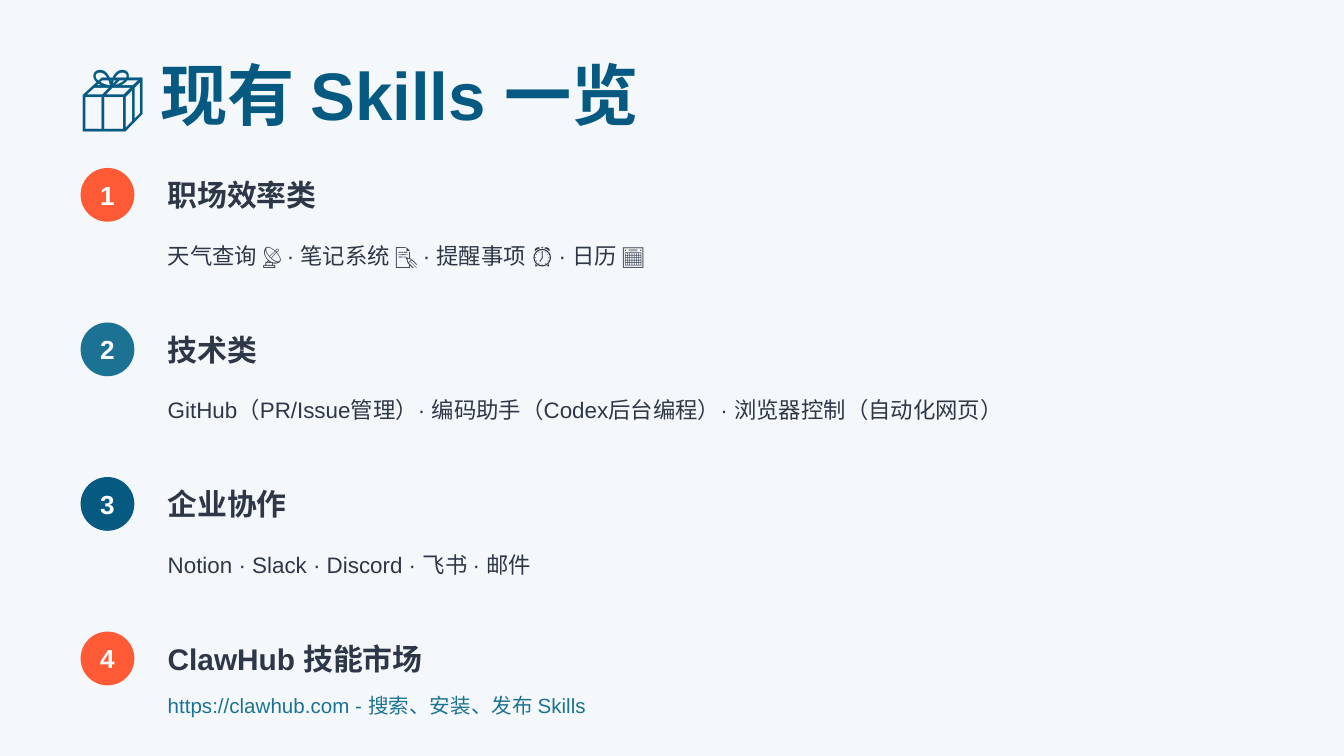
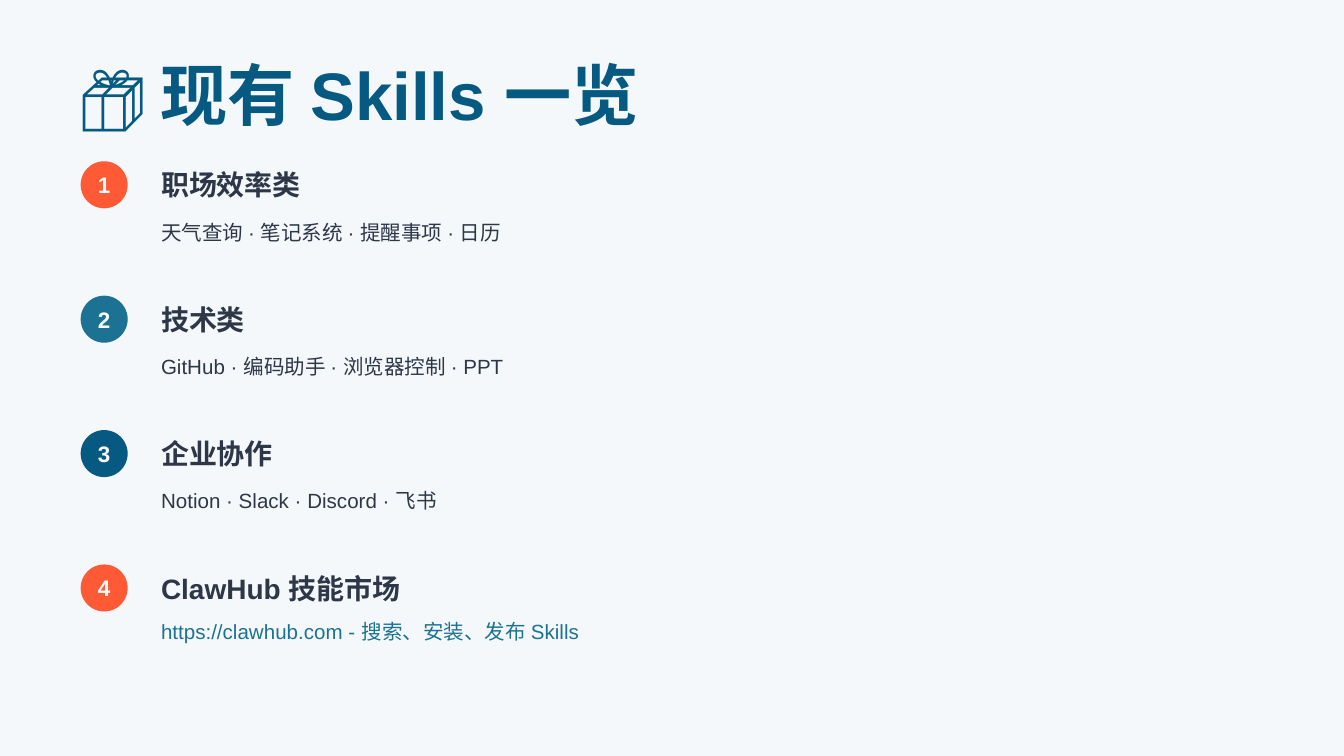
Before and after one commit to lingling1989r/Openclaw4OPC, a slide deck: slide 5 of 每天一个Skill-分享PPT.pptx. Drawn at 1344x756 pixels with LibreOffice and Linux fonts; fonts in the diff are those of the drawing. Boxes give left, top, right and bottom in pixels: in the first picture for what was removed or moved away, otherwise in the second. Text is boxed around its words. In the diff, an @@ line names an element or a change of style, - is before the commit and + after.

```diff
--- a/每天一个Skill-分享PPT.pptx
+++ b/每天一个Skill-分享PPT.pptx
@@ text "1": place and size @@
-text "1" at (100,187,115,205)
+text "1" at (98,177,110,193)
@@ ellipse: place and size @@
-ellipse at (81,168,134,222)
+ellipse at (81,161,128,208)
@@ text "职场效率类": place and size @@
-text "职场效率类" at (168,180,317,209)
+text "职场效率类" at (161,171,301,198)
@@ text at (161,222,501,242): text changed; size 12 to 11 pt @@
-天气查询 📡 · 笔记系统 📝 · 提醒事项 ⏰ · 日历 📅
+天气查询 · 笔记系统 · 提醒事项 · 日历
@@ text "2": place and size @@
-text "2" at (100,340,115,359)
+text "2" at (98,312,110,328)
@@ ellipse: place and size @@
-ellipse at (81,323,134,376)
+ellipse at (81,296,128,343)
@@ text "技术类": place and size @@
-text "技术类" at (168,335,257,364)
+text "技术类" at (161,306,245,333)
@@ text at (161,356,503,376): text changed; size 12 to 11 pt @@
-GitHub（PR/Issue管理）· 编码助手（Codex后台编程）· 浏览器控制（自动化网页）
+GitHub · 编码助手 · 浏览器控制 · PPT
@@ text "3": place and size @@
-text "3" at (100,495,115,515)
+text "3" at (98,446,110,463)
@@ ellipse: place and size @@
-ellipse at (81,477,134,531)
+ellipse at (81,430,128,477)
@@ text "企业协作": place and size @@
-text "企业协作" at (168,489,287,518)
+text "企业协作" at (161,440,273,467)
@@ text at (161,491,437,510): text changed; size 12 to 11 pt @@
-Notion · Slack · Discord · 飞书 · 邮件
+Notion · Slack · Discord · 飞书
@@ size 14 to 12 pt in 4 elements at (98,177,110,193), (98,312,110,328), (98,446,110,463), (98,580,110,596) @@
@@ text "4": place and size @@
-text "4" at (100,650,115,668)
+text "4" at (98,580,110,596)
@@ ellipse: place and size @@
-ellipse at (81,632,134,685)
+ellipse at (81,564,128,612)
@@ size 16 to 15 pt in 4 elements at (161,171,301,198), (161,306,245,333), (161,440,273,467), (161,575,401,602) @@
@@ text "ClawHub 技能市场": place and size @@
-text "ClawHub 技能市场" at (168,644,422,673)
+text "ClawHub 技能市场" at (161,575,401,602)
@@ text "https://clawhub.com - 搜索、安装、发布 Skills": place and size @@
-text "https://clawhub.com - 搜索、安装、发布 Skills" at (168,695,586,718)
+text "https://clawhub.com - 搜索、安装、发布 Skills" at (161,621,579,644)
```
Also in this commit, not shown: 6 other slides changed.
